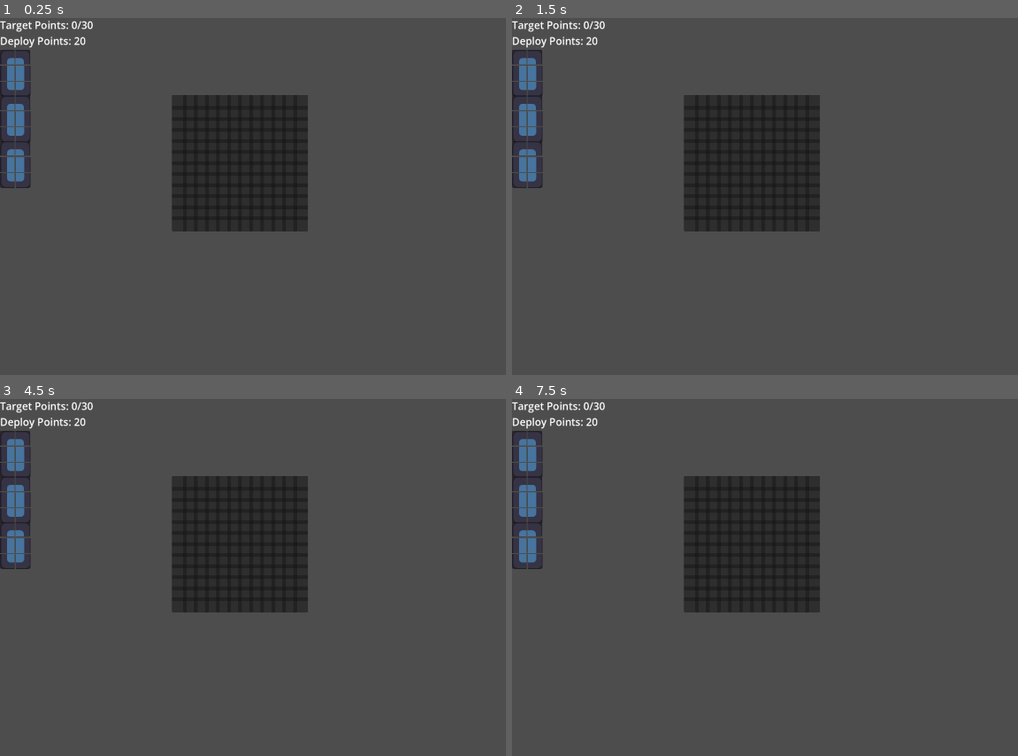
Above: before the commit, frames 1-4 (two rows, left to right).
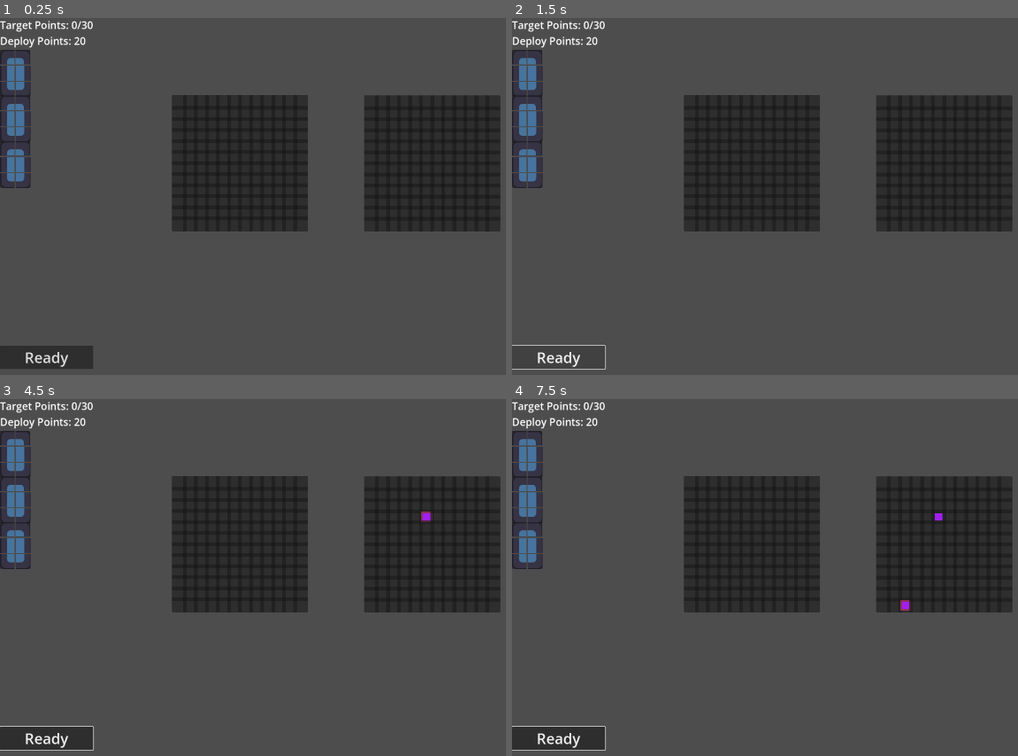
Above: after the commit, the same moments.

Repository: super-Colin/warboats
Game: Godot game, scene res://game.tscn
The game is run twice, just before and just after one commit, with the same random seed, the same clock (stepped at 60 frames per second) and the same inputs. The engine's default icon, where the game draws it, is replaced by a stand-in: a white triangle on a blue panel in a dark square.
Inputs (mouse positions are in pixels of both pictures, inside the frame that each line leads up to):
- Up to frame 1 (0.25 s): no input
- Up to frame 2 (1.5 s): click (557, 357) at 0.5 s, where only the run after the commit has a clickable "Ready"; click (557, 357) at 1.25 s, where only the run after the commit has a clickable "Ready"
- Up to frame 3 (4.5 s): click (45, 738) at 2 s, where only the run after the commit has a clickable "Ready"; tap Enter at 2.75, 4.25 s; move the mouse to (outside the picture) at 2.77 s; click (outside the picture) at 2.85 s; tap Space at 3.5 s; move the mouse to (212, 616) at 3.52 s; click (212, 616) at 3.6 s; move the mouse to (425, 509) at 4.27 s; click (425, 509) at 4.35 s
- Up to frame 4 (7.5 s): tap Space at 5, 6.5 s; move the mouse to (830, 677) at 5.02 s; click (830, 677) at 5.1 s; tap Enter at 5.75 s; move the mouse to (outside the picture) at 5.77 s; click (outside the picture) at 5.85 s; move the mouse to (653, 538) at 6.52 s; click (653, 538) at 6.6 s; move the mouse to (901, 598) at 7.27 s; click (901, 598) at 7.35 s

The runs differ from the first frame. In frame 1, 11% of the frame differs, in the area x 0-99%, y 21-99%; in frame 2, 10%; in frame 3, 11%; in frame 4, 11%.

Commit message:
highlight always tracks mouse on enemy grid

Diff:
--- /dev/null
+++ b/UI/battle_menu.gd
@@ -0,0 +1,13 @@
+extends Control
+
+var activeShots = []
+
+func _ready() -> void:
+	%ResetShots.pressed.connect(func():Globals.s_resetShots.emit())
+	%ResetShots.pressed.connect(func():Globals.s_resetShots.emit())
+	Globals.s_deployReady.connect(updateShotsLeft)
+
+
+func updateShotsLeft():
+	var shotsLeft = Globals.friendlyGridRef.calcTotalShots() - activeShots.size()
+	%ShotsLeft.text = "Shots left: " + str(shotsLeft)
--- /dev/null
+++ b/UI/battle_menu.tscn
@@ -0,0 +1,40 @@
+[gd_scene load_steps=2 format=3 uid="uid://d03hcdnfcf6og"]
+
+[ext_resource type="Script" path="res://UI/battle_menu.gd" id="1_g0mum"]
+
+[node name="BattleMenu" type="Control"]
+layout_mode = 3
+anchors_preset = 15
+anchor_right = 1.0
+anchor_bottom = 1.0
+grow_horizontal = 2
+grow_vertical = 2
+script = ExtResource("1_g0mum")
+
+[node name="VBoxContainer" type="VBoxContainer" parent="."]
+layout_mode = 0
+offset_right = 40.0
+offset_bottom = 40.0
+
+[node name="Label" type="Label" parent="VBoxContainer"]
+layout_mode = 2
+theme_override_font_sizes/font_size = 36
+text = "Score: 0/20"
+
+[node name="ShotsLeft" type="Label" parent="VBoxContainer"]
+unique_name_in_owner = true
+layout_mode = 2
+theme_override_font_sizes/font_size = 36
+text = "Shots left: 3"
+
+[node name="ResetShots" type="Button" parent="VBoxContainer"]
+unique_name_in_owner = true
+layout_mode = 2
+theme_override_font_sizes/font_size = 36
+text = "Reset Shots"
+
+[node name="ConfirmShots" type="Button" parent="VBoxContainer"]
+unique_name_in_owner = true
+layout_mode = 2
+theme_override_font_sizes/font_size = 36
+text = "Confirm Shots"
--- /dev/null
+++ b/UI/deploy_menu.gd
@@ -0,0 +1,5 @@
+extends Control
+
+
+func _ready() -> void:
+	%Ready.pressed.connect(func():Globals.s_deployReady.emit())
--- a/UI/deploy_menu.tscn
+++ b/UI/deploy_menu.tscn
@@ -1,11 +1,13 @@
-[gd_scene load_steps=2 format=3 uid="uid://dbkjmy0ilupqk"]
+[gd_scene load_steps=3 format=3 uid="uid://dbkjmy0ilupqk"]
 
+[ext_resource type="Script" path="res://UI/deploy_menu.gd" id="1_d8m1q"]
 [ext_resource type="PackedScene" uid="uid://8a2wiw44kiin" path="res://ship.tscn" id="1_sfnm1"]
 
 [node name="DeployMenu" type="Control"]
 layout_mode = 3
 anchors_preset = 0
 mouse_filter = 1
+script = ExtResource("1_d8m1q")
 
 [node name="HBoxContainer" type="HBoxContainer" parent="."]
 layout_mode = 1
@@ -47,3 +49,9 @@
 [node name="Ship3" parent="HBoxContainer/VBoxContainer/ScrollContainer/VBoxContainer" instance=ExtResource("1_sfnm1")]
 layout_mode = 2
 shipId = 5
+
+[node name="Ready" type="Button" parent="HBoxContainer/VBoxContainer"]
+unique_name_in_owner = true
+layout_mode = 2
+theme_override_font_sizes/font_size = 40
+text = "Ready"
--- a/board_grid.gd
+++ b/board_grid.gd
@@ -1,20 +1,31 @@
 extends Node2D
 
-@export var gridSize = Vector2(12, 12)
-@export var cellSize = Vector2(30, 30)
+@export var gridSize:Vector2 = Vector2(12, 12)
+@export var cellSize:Vector2 = Vector2(30, 30)
+@export var friendly:bool = true
 var cellsRefs = []
 var currentlyHighlightedCells = []
 
 var cell_scene = preload("res://grid_cell.tscn")
 
-
-
+func calcTotalShots():
+	return 5
 
 func _ready() -> void:
 	for c in $'.'.get_children(): # current cells are only there to be visibile in the editor
 		c.queue_free()
+	if friendly:
+		Globals.friendlyGrid = $'.'
+	else:
+		Globals.s_placeShotMarker.connect(_placeShotMarker)
+		Globals.enemyGrid = $'.'
 	makeCells()
-
+func highlightSpot(coords):
+	cellsRefs[coords.x][coords.y].enableHighlight()
+func disableHighlightSpot(coords):
+	cellsRefs[coords.x][coords.y].disableHighlight()
+func _placeShotMarker(coords):
+	cellsRefs[coords.x][coords.y].makeUncomfirmedMarker()
 
 func setShipIntoGrid(ship:Node, startingCoord:Vector2):
 	print("grid - setting ship")
--- a/game.tscn
+++ b/game.tscn
@@ -13,5 +13,9 @@
 
 [node name="DeployMenu" parent="Menus" instance=ExtResource("3_a2hi3")]
 
-[node name="BoardGrid" parent="." instance=ExtResource("1_pion6")]
+[node name="freindly" parent="." instance=ExtResource("1_pion6")]
 position = Vector2(467, 209)
+
+[node name="enemy" parent="." instance=ExtResource("1_pion6")]
+position = Vector2(989, 210)
+friendly = false
--- a/globals.gd
+++ b/globals.gd
@@ -1,5 +1,11 @@
 extends Node
 
+signal s_placeShotMarker(coords:Vector2)
+signal s_confirmShotMarker
+
+signal s_deployReady
+
+signal s_resetShots
 
 signal s_clearBoardHighlights
 
@@ -16,6 +22,7 @@
 enum BattlePhases {SETUP=0,}
 var currentBattlePhase:BattlePhases = BattlePhases.SETUP
 
+#var friendlyGridRef:Node
 
 
 
--- a/grid_cell.gd
+++ b/grid_cell.gd
@@ -1,17 +1,32 @@
-#@tool
+
 extends TextureRect
 
-#@export var draggable = false
+@export var draggable = false
 @export var droppable = true
 
 var customSize:Vector2 = Vector2(40, 40)
 var shipRef:Node
 var isShip:bool = false
 var coords:Vector2
+var hoveredOn = false
 
 func _ready() -> void:
 	Globals.s_clearBoardHighlights.connect(disableHighlight)
 	Globals.s_removeShipFromBoard.connect(removeShipSprite)
+	Globals.s_deployReady.connect(func():lockIntoPlace())
+	#Globals.s_confirmShotMarker.connect()
+	$'.'.mouse_entered.connect(startHoverState)
+	$'.'.mouse_exited.connect(endHoverState)
+
+
+
+func _input(event: InputEvent) -> void:
+	if Input.is_action_just_pressed("MarkShot") and hoveredOn:
+		print("cell - clicked on: ", coords)
+		Globals.s_placeShotMarker.emit(coords)
+
+func lockIntoPlace():
+	draggable = false
 
 func removeShipSprite(shipId):
 	if isShip and shipRef.shipId == shipId:
@@ -24,7 +39,7 @@
 		#$'.'.texture = newVal
 
 func _get_drag_data(at_position: Vector2) -> Variant:
-	if not isShip:
+	if not draggable:
 		print("cell - NOT draggable")
 		return null
 	var preview = shipRef.duplicate()
@@ -52,7 +67,7 @@
 func _drop_data(at_position: Vector2, data: Variant) -> void:
 	print("cell - setting on drop: ", data)
 	$'.'.get_parent().setShipIntoGrid(data, coords)
-	#$'.'.texture = data
+	draggable = true
 
 
 func setSize(newSize:Vector2):
@@ -65,20 +80,37 @@
 	#$Peg.visible = false
 	#$'.'.mouse_entered.connect(enableHighlight)
 	#$'.'.mouse_exited.connect(disableHighlight)
-#
-#
+
+
+func startHoverState():
+	hoveredOn = true
+	if not get_parent().friendly:
+		enableHighlight()
+	else:
+		Globals.enemyGrid.highlightSpot(coords)
+func endHoverState():
+	hoveredOn = false
+	disableHighlight()
+	Globals.enemyGrid.disableHighlightSpot(coords)
+
 func enableHighlight():
 	$Highlight.visible = true
 	#print("cell - highlighting at: ", coords)
 
 func disableHighlight():
 	$Highlight.visible = false
-#
-#func makeHitMarker():
-	#$Peg.color = Color.RED
-	#$Peg.visible = true
-#
-#func makeHMissMarker():
-	#$Peg.color = Color.WHITE
-	#$Peg.visible = true
-#
+
+func clearMarker():
+	$Peg.visible = false
+
+func makeUncomfirmedMarker():
+	$Peg.color = Color.PURPLE
+	$Peg.visible = true
+
+func makeHitMarker():
+	$Peg.color = Color.RED
+	$Peg.visible = true
+
+func makeHMissMarker():
+	$Peg.color = Color.WHITE
+	$Peg.visible = true
--- a/project.godot
+++ b/project.godot
@@ -24,6 +24,14 @@
 window/size/viewport_width=1920
 window/size/viewport_height=1080
 
+[input]
+
+MarkShot={
+"deadzone": 0.5,
+"events": [Object(InputEventMouseButton,"resource_local_to_scene":false,"resource_name":"","device":-1,"window_id":0,"alt_pressed":false,"shift_pressed":false,"ctrl_pressed":false,"meta_pressed":false,"button_mask":1,"position":Vector2(494, 15),"global_position":Vector2(508, 85),"factor":1.0,"button_index":1,"canceled":false,"pressed":true,"double_click":false,"script":null)
+]
+}
+
 [rendering]
 
 renderer/rendering_method="gl_compatibility"
